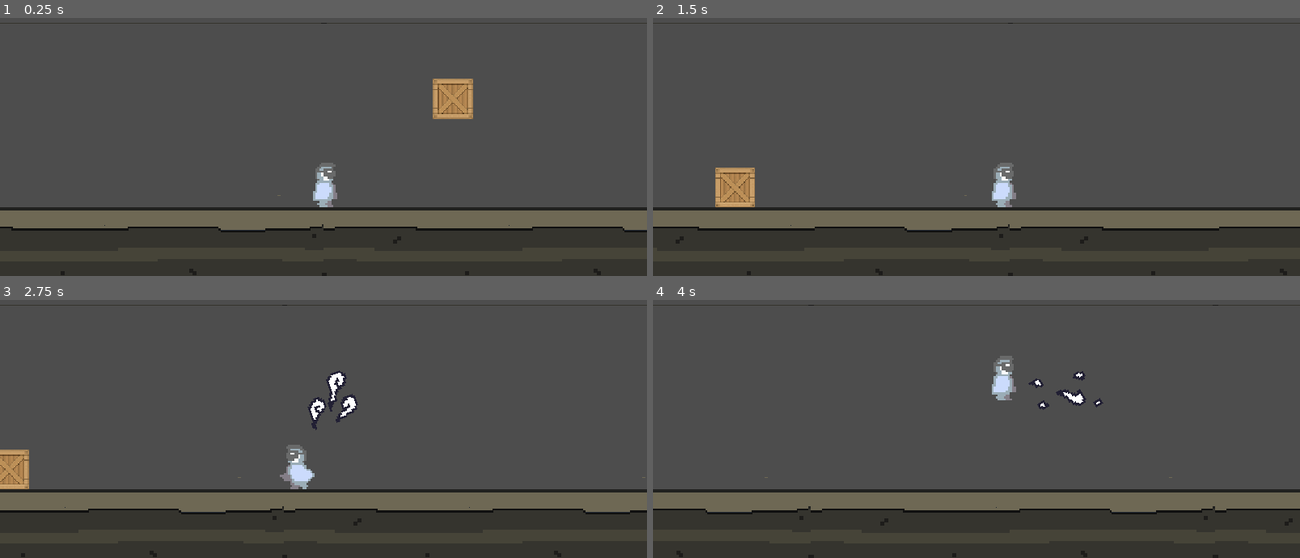
Above: before the commit, frames 1-4 (two rows, left to right).
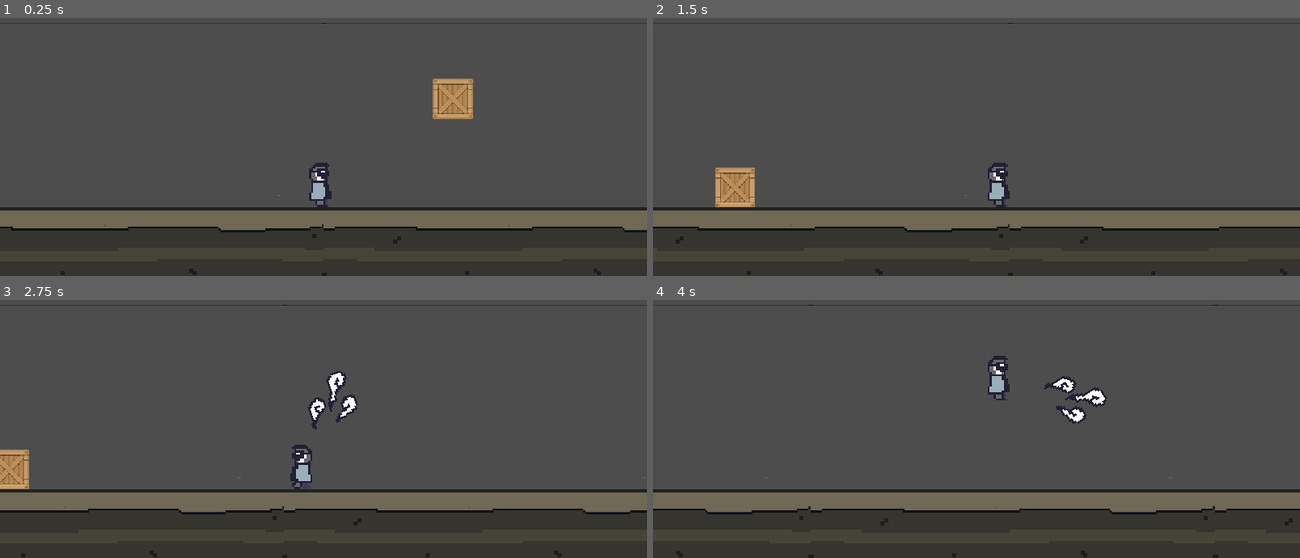
Above: after the commit, the same moments.

Repository: RobChiocchio/godot-wild-jam-58
Game: Godot game, scene res://scenes/level.tscn
The game is run twice, just before and just after one commit, with the same random seed, the same clock (stepped at 60 frames per second) and the same inputs.
Inputs (mouse positions are in pixels of both pictures, inside the frame that each line leads up to):
- Up to frame 1 (0.25 s): no input
- Up to frame 2 (1.5 s): move the mouse to (1118, 54) at 0.52 s; press the mouse at (1118, 54) at 0.53 s; hold D (move_right) from 0.53 s (still down); tap W (jump) at 0.77 s; move the mouse to (847, 92) at 1.27 s; release the mouse at (847, 92) at 1.28 s; click (847, 92) at 1.35 s
- Up to frame 3 (2.75 s): tap W (jump) at 1.52 s; move the mouse to (outside the picture) at 2.02 s; release D (move_right) at 2.03 s; press the mouse at (outside the picture) at 2.03 s; hold A (move_left) from 2.03 s (still down)
- Up to frame 4 (4 s): move the mouse to (944, 436) at 2.77 s; release A (move_left) at 2.78 s; release the mouse at (944, 436) at 2.78 s; hold D (move_right) from 2.78 s (still down); click (944, 436) at 2.85 s; tap W (jump) at 3.02, 3.77 s; move the mouse to (1170, 416) at 3.52 s; press the mouse at (1170, 416) at 3.53 s

The runs differ from the first frame. In frame 1, 0.6% of the frame differs, in the area x 47-53%, y 56-74%; in frame 2, 0.6%; in frame 3, 0.6%; in frame 4, 1.4%, in the area x 51-71%, y 21-48%.

Commit message:
Updated walk animation

Diff:
--- a/scenes/player.tscn
+++ b/scenes/player.tscn
@@ -1,49 +1,84 @@
-[gd_scene load_steps=15 format=3 uid="uid://xcfais7p0tc6"]
+[gd_scene load_steps=20 format=3 uid="uid://xcfais7p0tc6"]
 
 [ext_resource type="Script" path="res://scripts/player.gd" id="1_y1nol"]
-[ext_resource type="Texture2D" uid="uid://dtb256x46q66v" path="res://assets/sprites/betasprite.png" id="2_u03pw"]
+[ext_resource type="Texture2D" uid="uid://cs6fuho6qckda" path="res://assets/sprites/character_walk.png" id="2_xhp6v"]
 [ext_resource type="Script" path="res://scripts/wind.gd" id="3_wu53x"]
 [ext_resource type="Texture2D" uid="uid://c1je2b1gtdrhf" path="res://assets/effects/wind.png" id="5_5mdh4"]
 
-[sub_resource type="AtlasTexture" id="AtlasTexture_gc15c"]
-atlas = ExtResource("2_u03pw")
+[sub_resource type="AtlasTexture" id="AtlasTexture_uslsm"]
+atlas = ExtResource("2_xhp6v")
 region = Rect2(0, 0, 32, 32)
 
-[sub_resource type="AtlasTexture" id="AtlasTexture_3cyrs"]
-atlas = ExtResource("2_u03pw")
+[sub_resource type="AtlasTexture" id="AtlasTexture_sys0y"]
+atlas = ExtResource("2_xhp6v")
+region = Rect2(0, 0, 32, 32)
+
+[sub_resource type="AtlasTexture" id="AtlasTexture_1w15r"]
+atlas = ExtResource("2_xhp6v")
 region = Rect2(32, 0, 32, 32)
 
-[sub_resource type="AtlasTexture" id="AtlasTexture_uwuvq"]
-atlas = ExtResource("2_u03pw")
+[sub_resource type="AtlasTexture" id="AtlasTexture_w4l0l"]
+atlas = ExtResource("2_xhp6v")
 region = Rect2(64, 0, 32, 32)
 
-[sub_resource type="AtlasTexture" id="AtlasTexture_mmvml"]
-atlas = ExtResource("2_u03pw")
+[sub_resource type="AtlasTexture" id="AtlasTexture_nqhde"]
+atlas = ExtResource("2_xhp6v")
 region = Rect2(96, 0, 32, 32)
+
+[sub_resource type="AtlasTexture" id="AtlasTexture_vacm4"]
+atlas = ExtResource("2_xhp6v")
+region = Rect2(128, 0, 32, 32)
+
+[sub_resource type="AtlasTexture" id="AtlasTexture_f8y86"]
+atlas = ExtResource("2_xhp6v")
+region = Rect2(160, 0, 32, 32)
+
+[sub_resource type="AtlasTexture" id="AtlasTexture_4nb4h"]
+atlas = ExtResource("2_xhp6v")
+region = Rect2(192, 0, 32, 32)
+
+[sub_resource type="AtlasTexture" id="AtlasTexture_ih8y1"]
+atlas = ExtResource("2_xhp6v")
+region = Rect2(224, 0, 32, 32)
 
 [sub_resource type="SpriteFrames" id="SpriteFrames_jtop4"]
 animations = [{
 "frames": [{
 "duration": 1.0,
-"texture": SubResource("AtlasTexture_gc15c")
+"texture": SubResource("AtlasTexture_uslsm")
 }],
 "loop": true,
 "name": &"stand",
 "speed": 5.0
 }, {
 "frames": [{
-"duration": 0.5,
-"texture": SubResource("AtlasTexture_3cyrs")
+"duration": 1.0,
+"texture": SubResource("AtlasTexture_sys0y")
 }, {
-"duration": 0.7,
-"texture": SubResource("AtlasTexture_uwuvq")
+"duration": 1.0,
+"texture": SubResource("AtlasTexture_1w15r")
 }, {
-"duration": 0.7,
-"texture": SubResource("AtlasTexture_mmvml")
+"duration": 1.0,
+"texture": SubResource("AtlasTexture_w4l0l")
+}, {
+"duration": 1.0,
+"texture": SubResource("AtlasTexture_nqhde")
+}, {
+"duration": 1.0,
+"texture": SubResource("AtlasTexture_vacm4")
+}, {
+"duration": 1.0,
+"texture": SubResource("AtlasTexture_f8y86")
+}, {
+"duration": 1.0,
+"texture": SubResource("AtlasTexture_4nb4h")
+}, {
+"duration": 1.0,
+"texture": SubResource("AtlasTexture_ih8y1")
 }],
 "loop": true,
 "name": &"walk",
-"speed": 5.0
+"speed": 10.0
 }]
 
 [sub_resource type="RectangleShape2D" id="RectangleShape2D_oqfnq"]
@@ -102,4 +137,4 @@
 rotation = 0.785398
 scale = Vector2(0.1, 0.1)
 sprite_frames = SubResource("SpriteFrames_7vbh0")
-frame_progress = 0.925922
+frame_progress = 0.620163
Binary file added: assets/sprites/character_walk.png
Not shown, added: assets/sprites/character_walk.png.import
